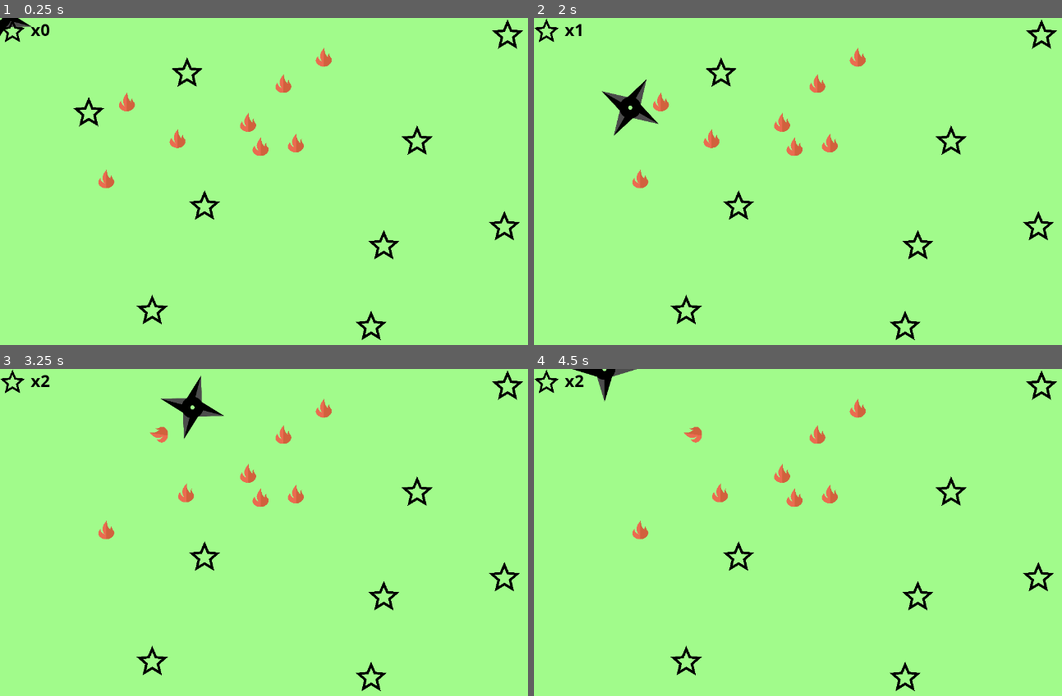
Above: before the commit, frames 1-4 (two rows, left to right).
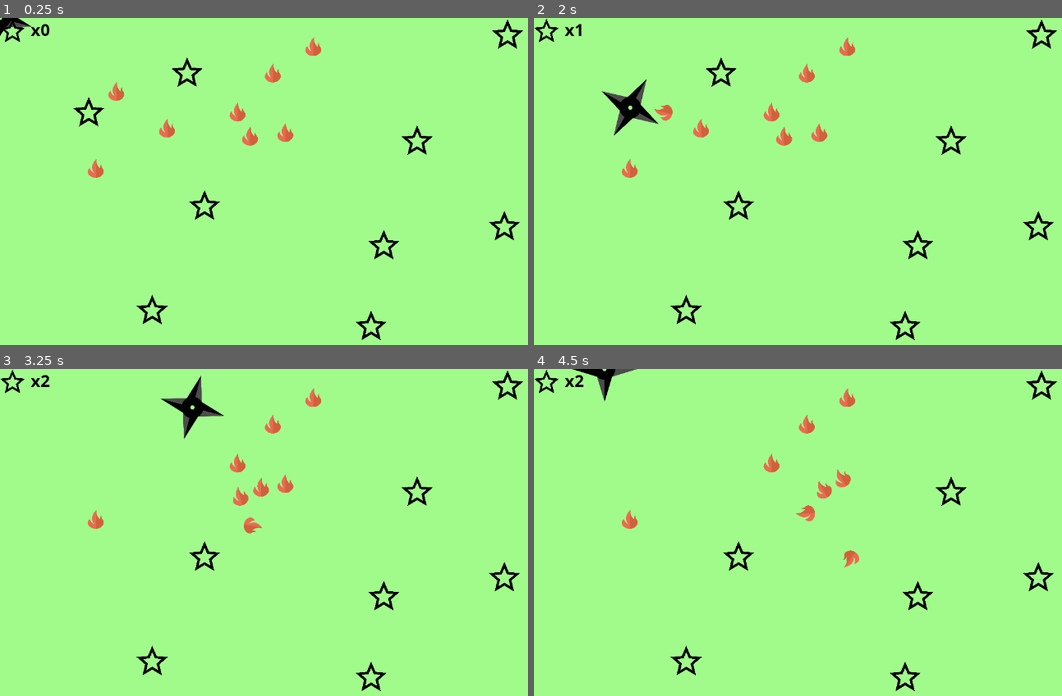
Above: after the commit, the same moments.

Repository: deengames-prototypes/kids-gamedev-template
Game: Godot game, scene res://Main.tscn
Two runs of this game, one before a commit and one after it. Both use one fixed random seed, a clock stepped at 60 frames per second and the inputs below.
Inputs:
- Up to frame 1 (0.25 s): no input
- Up to frame 2 (2 s): tap Enter at 0.5 s; hold Right (ui_right) 0.53-1.28 s; hold Down (ui_down) from 1.28 s (still down)
- Up to frame 3 (3.25 s): release Down (ui_down) at 2.03 s; hold Right (ui_right) 2.03-2.78 s; hold Up (ui_up) from 2.78 s (still down)
- Up to frame 4 (4.5 s): release Up (ui_up) at 3.53 s; hold Left (ui_left) from 3.53 s (still down)

The runs differ from the first frame. In frame 1, 1.6% of the frame differs, in the area x 16-63%, y 5-53%; in frame 2, 1.6%; in frame 3, 1.6%; in frame 4, 1.6%.

Commit message:
Blocks go flying on touch

Diff:
--- a/Khalid/Entities/Block.tscn
+++ b/Khalid/Entities/Block.tscn
@@ -6,8 +6,8 @@
 extents = Vector2( 20, 20 )
 
 [node name="Block" type="RigidBody2D"]
-linear_damp = 10.0
-angular_damp = 10.0
+linear_damp = 0.5
+angular_damp = 0.0
 
 [node name="ColorRect" type="ColorRect" parent="."]
 visible = false
@@ -18,8 +18,6 @@
 [node name="Sprite" type="Sprite" parent="."]
 scale = Vector2( 0.08, 0.08 )
 texture = ExtResource( 1 )
-centered = false
 
 [node name="CollisionShape2D" type="CollisionShape2D" parent="."]
-position = Vector2( 20, 20 )
 shape = SubResource( 1 )
